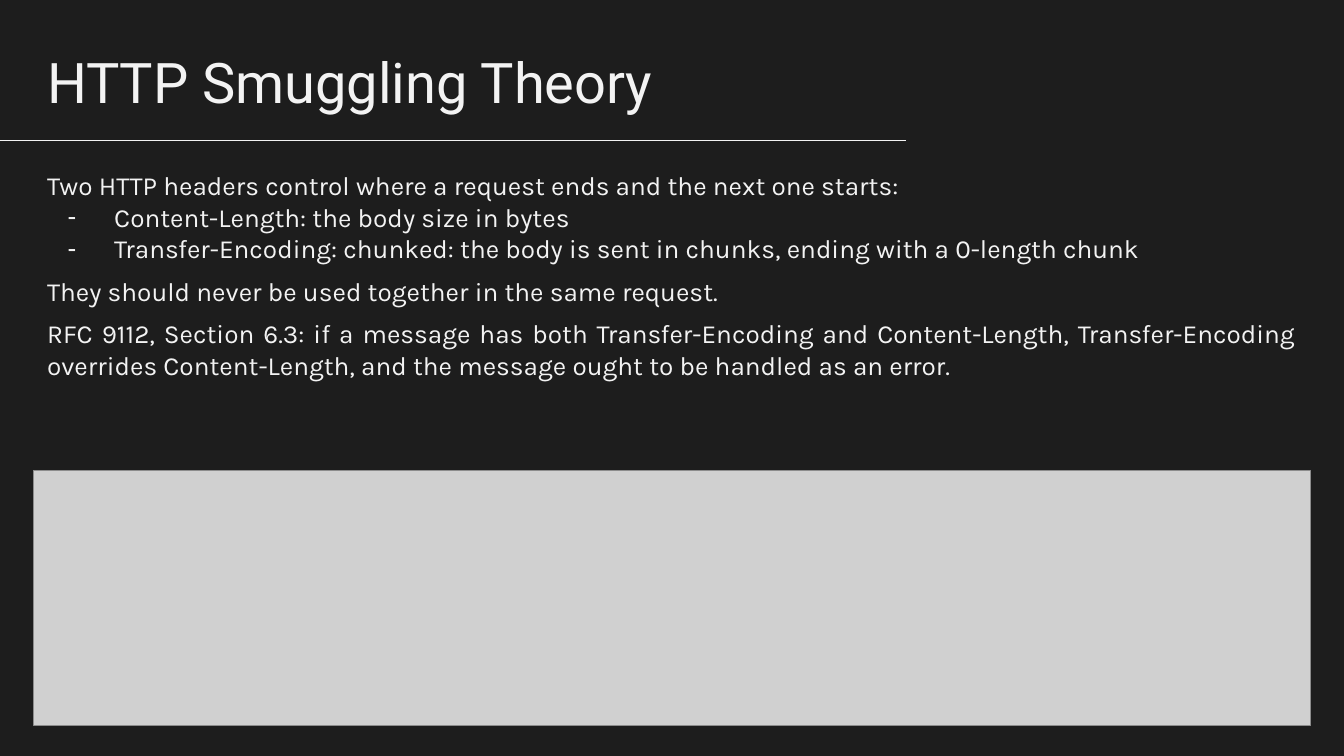
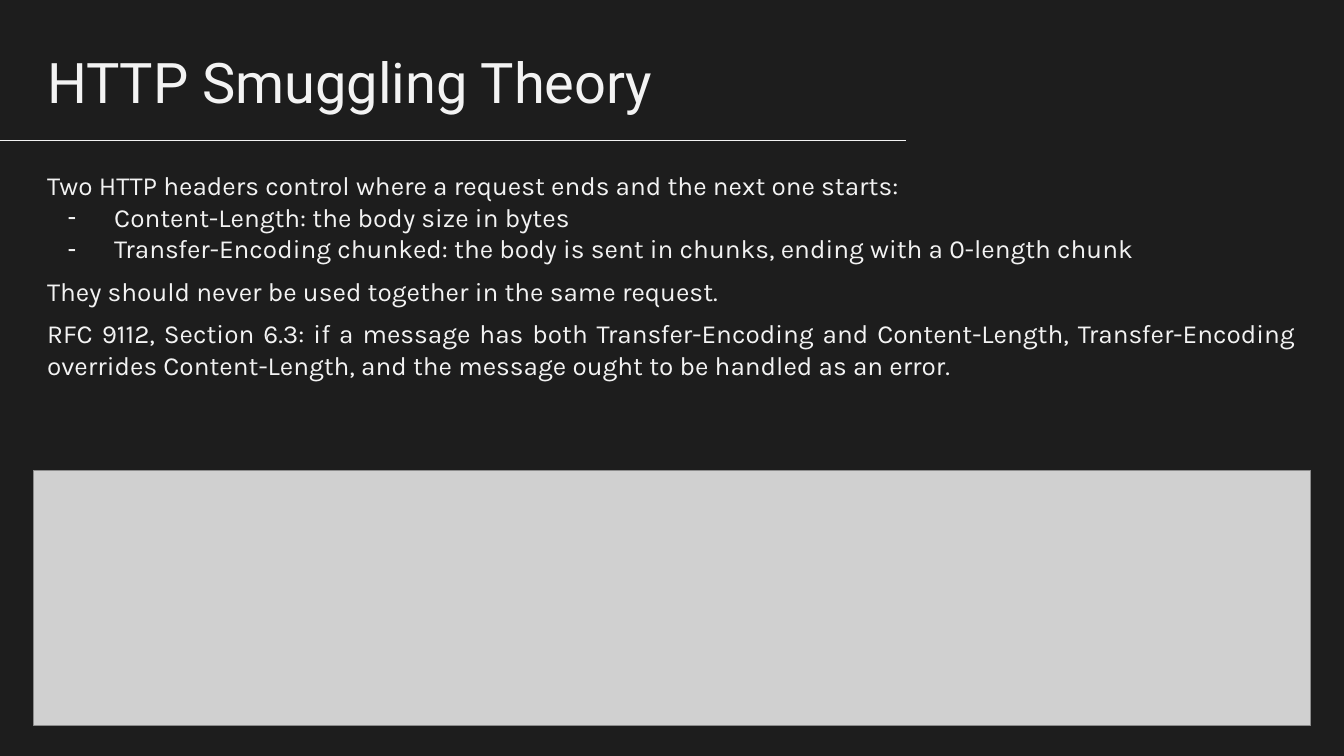
Before and after one commit to nico989/ProtocolsSecurityAssessmentUnitn, a slide deck: slide 17 of ProtocolsSecurityAssessmentUnitn.pptx. Drawn at 1344x756 pixels with LibreOffice and Linux fonts; fonts in the diff are those of the drawing; grey boxes stand for pictures. Boxes give left, top, right and bottom in pixels: in the first picture for what was removed or moved away, otherwise in the second. Text is boxed around its words. In the diff, an @@ line names an element or a change of style, - is before the commit and + after.

Commit message:
Update slides.

```diff
--- a/ProtocolsSecurityAssessmentUnitn.pptx
+++ b/ProtocolsSecurityAssessmentUnitn.pptx
@@ title at box(114, 240, 1133, 265): text changed @@
-– Transfer-Encoding: chunked: the body is sent in chunks, ending with a 0-length chunk
+– Transfer-Encoding chunked: the body is sent in chunks, ending with a 0-length chunk
```
Also in this commit, not shown: 3 other slides changed, 2 slides added.
